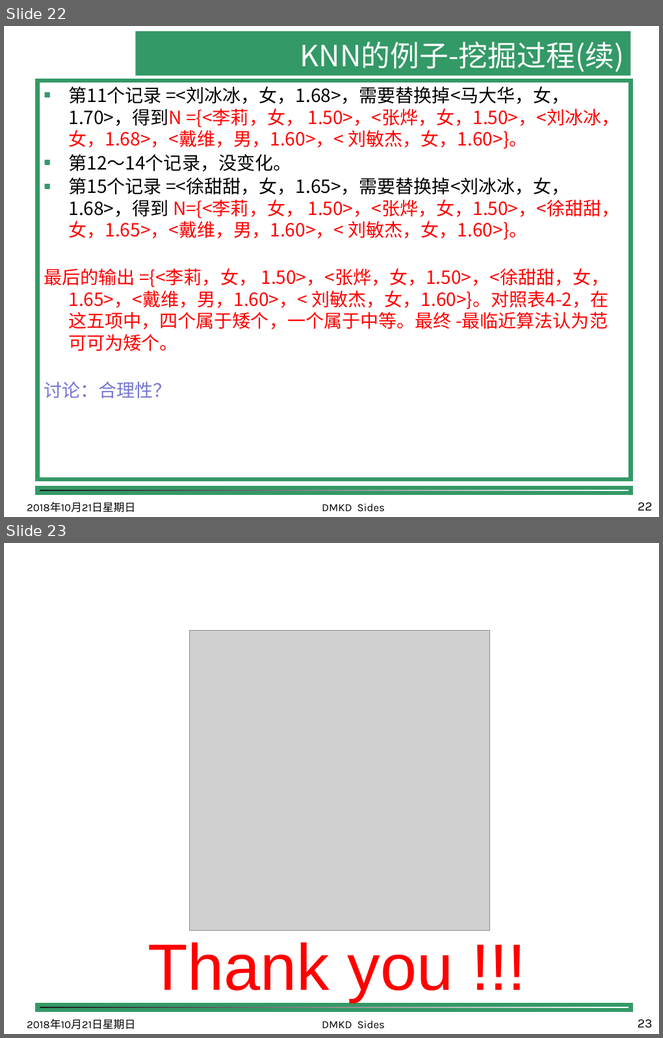
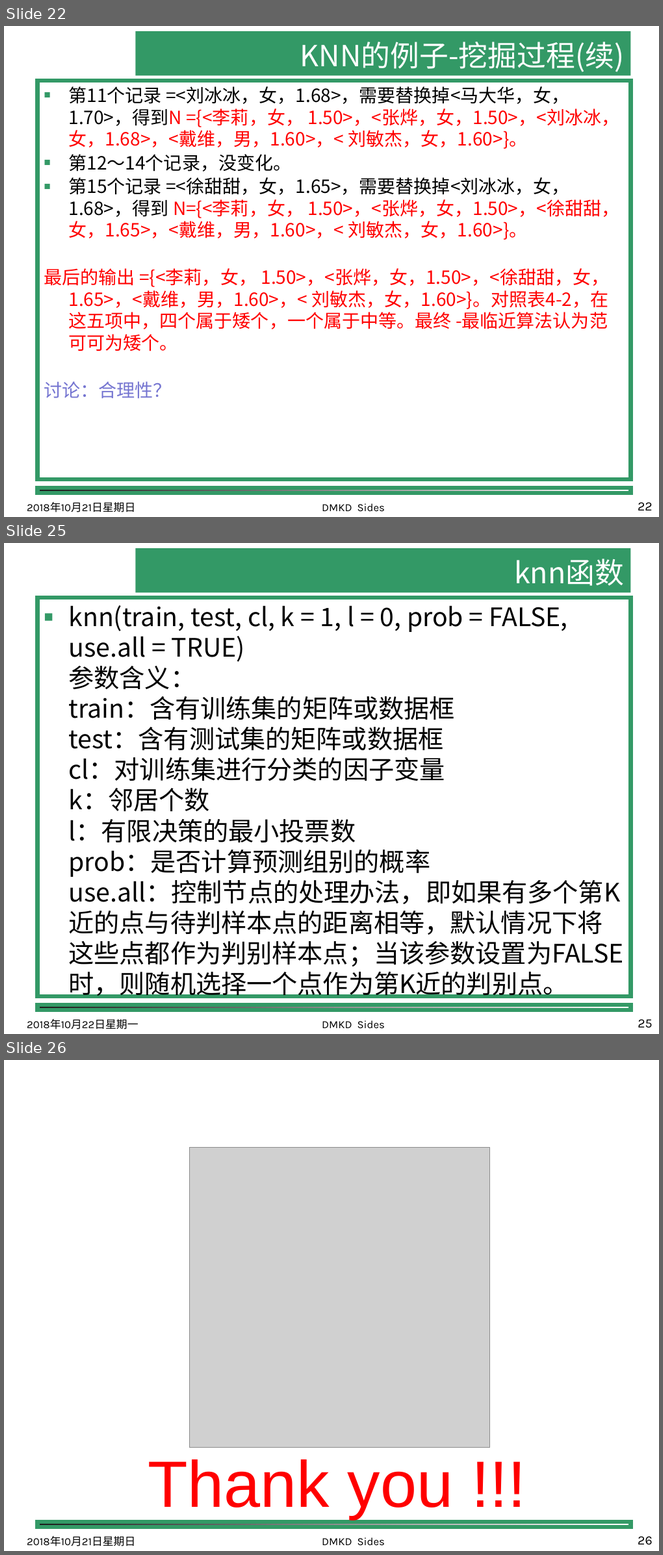
Before and after one commit to shfkuang/shfkuang.github.io, a slide deck: dm/ch4.1.pptx. Shown one above the other, each under a label of ours: slides 22 and 23 before the commit, slides 22, 25 and 26 after it; the slides between them are not shown. The pictures are 663x1038 and 663x1555 pixels, drawn with LibreOffice and Linux fonts; fonts in the diff are those of the drawing; grey boxes stand for pictures; background and template pictures are left out. Boxes give left, top, right and bottom in pixels: in the first picture for what was removed or moved away, otherwise in the second. Text is boxed around its words. In the diff, an @@ line names an element or a change of style, - is before the commit and + after.

```diff
--- a/dm/ch4.1.pptx
+++ b/dm/ch4.1.pptx
@@ slide 25 added at (x1=4, y1=543, x2=659, y2=1034), background #FFFFFF; not listed: 1 template element that a slide beside it also shows @@
@@ title added at (x1=136, y1=548, x2=631, y2=593), fill #339966, 32 pt, text #FFFFFF @@
+knn函数
@@ text added at (x1=37, y1=598, x2=631, y2=997), outline #339966 4.5 pt, 28 pt, text #000000 @@
+■ knn(train, test, cl, k = 1, l = 0, prob = FALSE, use.all = TRUE)
+  参数含义：
+  train：含有训练集的矩阵或数据框
+  test：含有测试集的矩阵或数据框
+  cl：对训练集进行分类的因子变量
+  k：邻居个数
+  l：有限决策的最小投票数
+  prob：是否计算预测组别的概率
+  use.all：控制节点的处理办法，即如果有多个第K近的点与待判样本点的距离相等，默认情况下将这些点都作为判别样本点；当该参数设置为FALSE时，则随机选择一个点作为第K近的判别点。
@@ text added at (x1=27, y1=1019, x2=138, y2=1030), 12 pt, text #000000 @@
+2018年10月22日星期一
@@ text added at (x1=322, y1=1021, x2=386, y2=1029), 12 pt, text #000000 @@
+DMKD Sides
@@ page number added at (x1=638, y1=1019, x2=652, y2=1028), 14 pt, text #000000 @@
+25
@@ what was slide 23 is now slide 26 @@
@@ page number at (x1=638, y1=1536, x2=653, y2=1546): text changed @@
-23
+26
```
Also in this commit, not shown: 2 other slides added, 2 other files.
